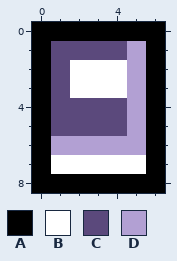
File history of a pixel-art file, assets/sprites/projects/diary.aseprite. The first picture shows the starting point.
7x9 pixels, 1 frame.
Visible layers, top first: "Layer 2" colour, "Layer 1".
Palette (. is transparent): A #000000  B #ffffff  C #5b497c  D #b2a0d3
Pixels before, first column x 0:
0 AAAAAAA
1 ACCCCDA
2 ACBBBDA
3 ACBBBDA
4 ACCCCDA
5 ACCCCDA
6 ADDDDDA
7 ABBBBBA
8 AAAAAAA
After the commit:
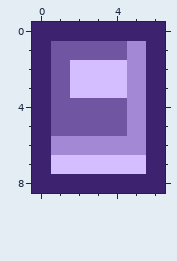
Change:
colour A: #000000 -> #3d236f
colour B: #ffffff -> #d4beff
colour C: #5b497c -> #7056a2
colour D: #b2a0d3 -> #a389d5
